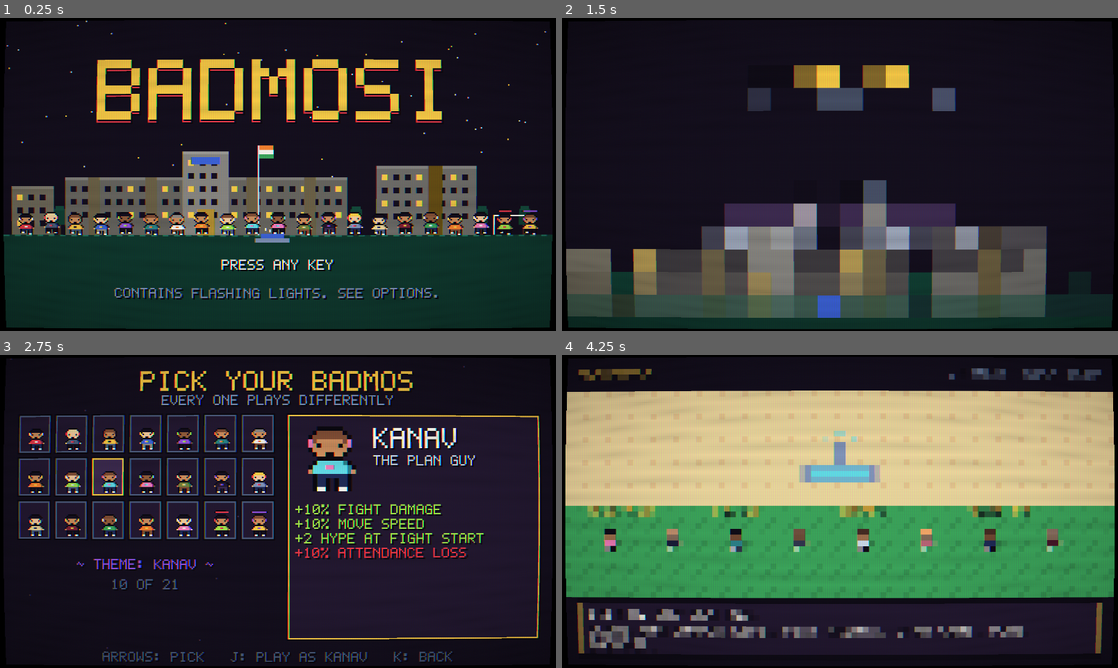
Above: before the commit, frames 1-4 (two rows, left to right).
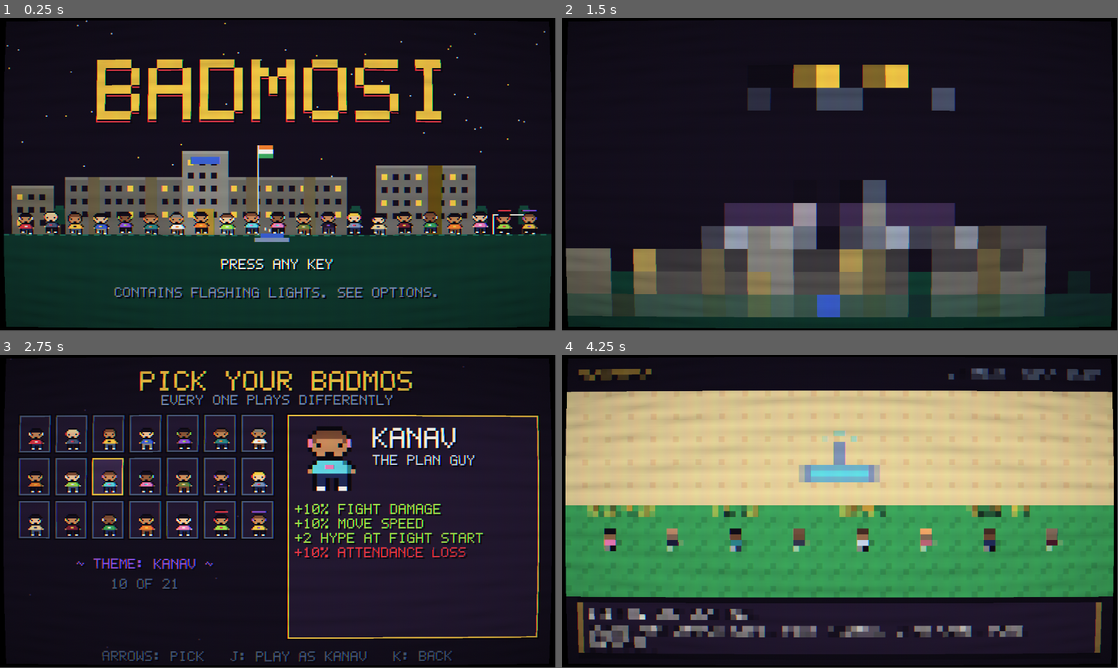
Above: after the commit, the same moments.

Repository: Paradox-73/Badmosi
Game: Godot game, scene res://scenes/main.tscn
Two runs of this game, one before a commit and one after it. Both use one fixed random seed, a clock stepped at 60 frames per second and the inputs below.
Inputs (mouse positions are in pixels of both pictures, inside the frame that each line leads up to):
- Up to frame 1 (0.25 s): no input
- Up to frame 2 (1.5 s): tap Enter at 0.5 s; move the mouse to (962, 158) at 0.52 s; hold D (right) 0.53-1.25 s; hold J (accept) 0.53-1.25 s; click (962, 158) at 0.67 s; tap Space at 0.77 s; tap F (fit) at 0.8 s; drag from (728, 190) to (812, 237) at 1.27 s
- Up to frame 3 (2.75 s): tap J (accept) at 2, 2.3 s; move the mouse to (333, 442) at 2.02 s; hold D (right) from 2.03 s (still down); hold L (special) from 2.03 s (still down); click (333, 442) at 2.17 s
- Up to frame 4 (4.25 s): release D (right) at 2.75 s; release L (special) at 2.75 s; drag from (812, 574) to (673, 464) at 2.77 s; move the mouse to (1006, 558) at 3.52 s; hold A (left) from 3.53 s (still down); hold F (fit) from 3.53 s (still down); click (1006, 558) at 3.67 s; tap Space at 3.77 s; tap L (special) at 3.8 s; tap K (cancel) at 4.15 s
In our replay, the window is 800x450 before the commit and 799x449 after it. These sizes can differ from the game's own. Grey fills any space a smaller window leaves; there, only what the larger window draws over its background counts as a difference.

The runs differ from the first frame. In frame 1, 13% of the frame differs, in the area x 0-100%, y 0-100%; in frame 2, 7.4%; in frame 3, 12%; in frame 4, 33%, in the area x 0-100%, y 4-100%.

Commit message:
Quality of life pass from playtest notes
- Key cards wait for a press instead of closing after 3 seconds
- Pausing stops the music, so rhythm games stop counting beats as misses;
  dialogues no longer read the button that closes the pause menu
- Pause menu: controls for the current minigame, flip the table in one
  press, restart the club, and a confirm before leaving or quitting
- Browser tabs losing focus pause the game too
- The window opens at the largest sharp scale that fits the screen
- Keyboard and gamepad columns in How to Play and Options
- Low attendance no longer blanks half the HUD; it hurries the music instead
- Bug Squash marks features with a + so it doesn't rely on red vs green
- SPECIAL READY pops up when the special first becomes usable
- Pointer hides while playing with keys or a pad
- A paid food order is saved with its run and never leaks into another slot
- Practice club list splits into pages that fit the screen

Diff:
--- a/scripts/autoload/game.gd
+++ b/scripts/autoload/game.gd
@@ -142,8 +142,13 @@
 func _input(e: InputEvent) -> void:
 	if e is InputEventJoypadButton or (e is InputEventJoypadMotion and absf(e.axis_value) > 0.5):
 		pad = true
+		Input.mouse_mode = Input.MOUSE_MODE_HIDDEN
 	elif e is InputEventKey or e is InputEventMouseButton:
 		pad = false
+		if e is InputEventKey:
+			Input.mouse_mode = Input.MOUSE_MODE_HIDDEN
+	if e is InputEventMouseMotion and Input.mouse_mode != Input.MOUSE_MODE_VISIBLE:
+		Input.mouse_mode = Input.MOUSE_MODE_VISIBLE
 
 
 ## Rewrites keyboard prompts in s for a gamepad: "J:" becomes "X:", ESC becomes START.
@@ -230,12 +235,12 @@
 	rage_t = 0.0
 	run_time = 0.0
 	truffles_t = -1.0
+	order_item = ""
 	practice = false
 	stats_changed.emit()
 
 
 ## Loses Attendance. pct is a percentage before modifiers.
-	order_item = ""
 func hurt(pct: float) -> void:
 	if assist_invincible or pct <= 0.0:
 		return
@@ -531,16 +536,16 @@
 	tallies = d.get("tallies", {})
 	run_time = float(d.get("run_time", 0.0))
 	speedrun = bool(d.get("speedrun", false))
-	practice = false
-	stats_changed.emit()
-	return true
-
-
 	# A paid phone order belongs to its run: it comes back with the save, and a
 	# different slot never receives it.
 	var order: Array = d.get("order", [-1.0, ""])
 	truffles_t = float(order[0])
 	order_item = str(order[1])
+	practice = false
+	stats_changed.emit()
+	return true
+
+
 func save_options() -> void:
 	var f := FileAccess.open(OPTS_PATH, FileAccess.WRITE)
 	if f:
--- a/scripts/autoload/px.gd
+++ b/scripts/autoload/px.gd
@@ -357,8 +357,9 @@
 
 
 ## Draws text with the pixel font onto a CanvasItem. pos is the top-left.
-func text(ci: CanvasItem, s: String, pos: Vector2, color: Color = C.white, size := 8, shadow := true) -> void:
-	if Game.pad:
+## On a pad, key names become pad buttons unless raw is set.
+func text(ci: CanvasItem, s: String, pos: Vector2, color: Color = C.white, size := 8, shadow := true, raw := false) -> void:
+	if Game.pad and not raw:
 		s = Game.pad_text(s)
 	var base := pos + Vector2(0, 8 * (size / 8))
 	if shadow:
@@ -366,10 +367,10 @@
 	ci.draw_string(font, base, s, HORIZONTAL_ALIGNMENT_LEFT, -1, size, color)
 
 
-func text_c(ci: CanvasItem, s: String, cx: float, y: float, color: Color = C.white, size := 8, shadow := true) -> void:
-	if Game.pad:
+func text_c(ci: CanvasItem, s: String, cx: float, y: float, color: Color = C.white, size := 8, shadow := true, raw := false) -> void:
+	if Game.pad and not raw:
 		s = Game.pad_text(s)
-	text(ci, s, Vector2(roundi(cx - text_w(s, size) / 2.0), y), color, size, shadow)
+	text(ci, s, Vector2(roundi(cx - text_w(s, size) / 2.0), y), color, size, shadow, true)
 
 
 ## A pixel bar: outline, background and a fill of n whole pixels.
--- a/scripts/fight/fight.gd
+++ b/scripts/fight/fight.gd
@@ -26,6 +26,7 @@
 var sabotage_t := randf_range(10.0, 16.0)   # seconds to the Admin's next sabotage
 var dark_t := 0.0      # light outage
 var wifi_t := 0.0      # wifi down: no specials
+var _special_ready := false
 
 const SABOTAGE := ["ceiling", "lift", "lights", "wifi", "fine", "extinguisher"]
 const FINES := ["RUNNING IN THE CORRIDOR", "LAUGHING TOO LOUD", "WRONG ID LANYARD", "BREATHING AFTER 11 PM", "UNAPPROVED HAPPINESS"]
@@ -319,6 +320,11 @@
 	delta = Fx.dt(delta)
 	if Game.attendance < 35.0 and not over:
 		Audio.urge((35.0 - Game.attendance) / 25.0)
+	var ready := Game.hype >= int(Game.current_special().cost)
+	if ready and not _special_ready and player and not over:
+		Fx.word("SPECIAL READY: L", player.center() + Vector2(0, -26), Px.C.gold)
+		Audio.play("select", 0.0)
+	_special_ready = ready
 	_tick_sabotage(delta)
 	# Coordinators shield members near them.
 	var coords := enemies.filter(func(e): return is_instance_valid(e) and not e.dead and e.arch == "coordinator")
--- a/scripts/main.gd
+++ b/scripts/main.gd
@@ -38,6 +38,7 @@
 
 func _ready() -> void:
 	Game.main = self
+	_fit_window.call_deferred()
 	_frame = SubViewportContainer.new()
 	_frame.stretch = true
 	_frame.texture_filter = CanvasItem.TEXTURE_FILTER_NEAREST
@@ -193,6 +194,20 @@
 	_palette.visible = true
 
 
+## 1536 x 864 does not fit a 1366 x 768 or 1600 x 900 laptop. Shrink the window
+## to the largest whole-number scale that fits the screen's free area.
+func _fit_window() -> void:
+	if OS.has_feature("web") or OS.has_feature("movie") or DisplayServer.get_name() == "headless" or Game.opts.get("fullscreen", false):
+		return
+	var free := DisplayServer.screen_get_usable_rect()
+	var k := maxi(1, mini(floori(free.size.x / float(Px.W)), floori((free.size.y - 40) / float(Px.H))))
+	var want := Vector2i(Px.W * k, Px.H * k)
+	var win := get_window()
+	if win.size.x > want.x or win.size.y > want.y:
+		win.size = want
+		win.position = free.position + (free.size - want) / 2
+
+
 ## Scales the game frame by the largest whole number that fits the window,
 ## so every game pixel stays a sharp square, and centres it.
 func _fit_frame() -> void:
@@ -212,9 +227,13 @@
 ## Alt-tabbing out or the browser tab losing focus pauses the game, so a fight
 ## or a minigame timer never runs on unattended.
 func _notification(what: int) -> void:
-	if what == NOTIFICATION_APPLICATION_FOCUS_OUT and not Game.autoplay and not OS.has_feature("movie"):
+	if what in [NOTIFICATION_APPLICATION_FOCUS_OUT, NOTIFICATION_WM_WINDOW_FOCUS_OUT] and not Game.autoplay and not OS.has_feature("movie"):
 		if not get_tree().paused and screen and screen.get("pausable") == true and not _busy:
 			_pause.open()
+
+
+func pause_open() -> bool:
+	return _pause != null and _pause.visible
 
 
 ## Opens the pause menu. Runs inside the game viewport, so menus that use
--- a/scripts/minigames/bugs.gd
+++ b/scripts/minigames/bugs.gd
@@ -23,7 +23,7 @@
 
 
 func info() -> Dictionary:
-	return {"goal": "SQUASH 20 BUGS. LET FEWER THAN 3 REACH DEPLOY. DON'T SQUASH GREEN FEATURES.",
+	return {"goal": "SQUASH 20 BUGS. LET FEWER THAN 3 REACH DEPLOY. DON'T SQUASH FEATURES (GREEN, WITH A +).",
 		"keys": ["MOUSE CLICK, OR MOVE THE CURSOR AND PRESS J"], "time": 60.0}
 
 
@@ -112,6 +112,10 @@
 	for c in crawlers:
 		var tex: Texture2D = feat_tex if c.feature else bug_tex
 		draw_texture_rect(tex, Rect2((c.pos - Vector2(5, 5)).round(), Vector2(10, 10)), false)
+		if c.feature:
+			var m: Vector2 = c.pos.round() + Vector2(0, -8)
+			draw_rect(Rect2(m - Vector2(2, 0), Vector2(5, 1)), Px.C.white)
+			draw_rect(Rect2(m - Vector2(0, 2), Vector2(1, 5)), Px.C.white)
 	# Deploy line.
 	for x in range(0, Px.W, 4):
 		draw_rect(Rect2(x, DEPLOY_Y, 2, 2), Px.C.red if int(t * 4) % 2 == 0 else Px.C.orange)
--- a/scripts/minigames/minigame.gd
+++ b/scripts/minigames/minigame.gd
@@ -11,6 +11,7 @@
 var club := ""
 var hud: Hud
 var card_t := 3.0
+var card_wait := 0.0     # seconds the key card has been up; it waits for a press
 var running := false
 var over := false
 var time_left := 60.0
@@ -76,8 +77,12 @@
 	if over or get_tree().paused:
 		return
 	if card_t > 0.0:
-		card_t -= delta
-		if card_t <= 0.0 or (card_t < 2.6 and (Input.is_action_just_pressed("attack") or Input.is_action_just_pressed("accept"))):
+		card_wait += delta
+		var auto := short_round or Game.autoplay
+		if auto:
+			card_t -= delta
+		var pressed := card_wait > 0.4 and (Input.is_action_just_pressed("attack") or Input.is_action_just_pressed("accept"))
+		if (auto and card_t <= 0.0) or pressed:
 			card_t = 0.0
 			running = true
 			begin()
@@ -90,6 +95,8 @@
 			Audio.urge(1.0 - time_left / 10.0)
 			if time_left < 5.0 and ceili(time_left) != ceili(time_left + delta):
 				Audio.play("tick", 0.0, -6.0)
+	if Game.attendance < 35.0:
+		Audio.urge((35.0 - Game.attendance) / 25.0)
 	tick(delta)
 	if hud:
 		hud.goal = goal_text() if goal_text() != "" else info().goal
@@ -149,12 +156,16 @@
 	var fit := "HOLD F TO SAY " + Game.fit_words()
 	Px.text_c(self, fit, Px.W / 2.0, 158, Px.C.pink)
 	if not Game.opts.clean_text:
-		var x0 := Px.W / 2.0 - Px.text_w(fit) / 2.0 + Px.text_w("HOLD F TO SAY F")
+		var shown := Game.pad_text(fit) if Game.pad else fit
+		var x0 := Px.W / 2.0 - Px.text_w(shown) / 2.0 + Px.text_w(Game.pad_text("HOLD F TO SAY F") if Game.pad else "HOLD F TO SAY F")
 		var cols := [Px.C.pink, Px.C.violet, Px.C.gold, Px.C.cyan]
 		for i in 6:
 			for j in 3:
 				draw_rect(Rect2(x0 + i * 3, 158 + j * 3, 3, 3), cols[(i + j + int(t * 8 + card_t * 8)) % 4])
-	Px.bar(self, Rect2(r.position.x + 8, r.end.y - 6, r.size.x - 16, 3), card_t / 3.0, Px.C.gold)
+	if short_round or Game.autoplay:
+		Px.bar(self, Rect2(r.position.x + 8, r.end.y - 6, r.size.x - 16, 3), card_t / 3.0, Px.C.gold)
+	elif card_wait > 0.4 and int(t * 2.0 + card_wait * 2.0) % 2 == 0:
+		Px.text_c(self, "PRESS J TO START", Px.W / 2.0, r.end.y - 11, Px.C.white)
 
 
 # ------------------------------------------------------------ shared cursor
--- a/scripts/ui/card_pages.gd
+++ b/scripts/ui/card_pages.gd
@@ -38,6 +38,8 @@
 
 
 func _process(delta: float) -> void:
+	if Game.main and Game.main.pause_open():
+		return
 	t += delta
 	queue_redraw()
 	if Game.autoplay and t > 0.8:
--- a/scripts/ui/club_select.gd
+++ b/scripts/ui/club_select.gd
@@ -7,22 +7,29 @@
 
 func _ready() -> void:
 	Audio.play_music("title")
-	_build(false)
+	_build(0)
 
 
-## Builds the list: the thirteen clubs plus the SAC and Admin, or the side
-## clubs. Both lists do not fit on one screen.
-func _build(side: bool) -> void:
+## Page 0: the thirteen clubs plus the SAC and Admin. Pages 1 and 2: the side
+## clubs, split so every row fits on screen.
+func _pages() -> Array:
+	var half := ceili(Clubs.SIDE.size() / 2.0)
+	return [Clubs.ORDER + ["sac", "admin"], Clubs.SIDE.slice(0, half), Clubs.SIDE.slice(half)]
+
+
+func _build(page: int) -> void:
 	if menu:
 		menu.queue_free()
 	var items := []
-	for id in (Clubs.SIDE if side else Clubs.ORDER + ["sac", "admin"]):
+	var pages := _pages()
+	for id in pages[page]:
 		var d: Dictionary = Clubs.get_club(id)
 		var cid: String = id
 		items.append({"text": "%-15s %-20s %s" % [d.name, d.game_name, "*".repeat(int(d.stars))], "on": func(): _open(cid)})
 	items.append({"text": "MODE", "value": func(): return "FIGHT FIRST" if start_fight else "MINIGAME FIRST",
 		"change": func(_d): start_fight = not start_fight})
-	items.append({"text": "MAIN CLUBS" if side else "SIDE CLUBS AND COMMITTEES", "on": func(): _build.call_deferred(not side)})
+	var next := (page + 1) % pages.size()
+	items.append({"text": "NEXT PAGE (%d/%d): %s" % [page + 1, pages.size(), "MAIN CLUBS" if next == 0 else "SIDE CLUBS"], "on": func(): _build.call_deferred(next)})
 	items.append({"text": "BACK", "on": func(): Game.goto("menu")})
 	menu = MenuList.new(items, 330)
 	menu.row_h = 10
--- a/scripts/ui/dialogue.gd
+++ b/scripts/ui/dialogue.gd
@@ -30,6 +30,8 @@
 
 
 func _process(delta: float) -> void:
+	if Game.main and Game.main.pause_open():
+		return
 	_t += delta
 	if pages.is_empty():
 		_end()
--- a/scripts/ui/how_to_play.gd
+++ b/scripts/ui/how_to_play.gd
@@ -89,18 +89,20 @@
 func _page_keys() -> void:
 	Px.text(self, "CONTROLS", Vector2(24, 34), Px.C.cyan)
 	var rows := [
-		["MOVE", "WASD OR ARROW KEYS"],
-		["ATTACK, CONFIRM", "J  (PRESS 3x FOR A COMBO)"],
-		["DODGE, BACK", "K"],
-		["SPECIAL", "L"],
-		["SWITCH SPECIAL", "I"],
-		["FLIP THE TABLE", "HOLD F FOR 1 SECOND"],
-		["PAUSE", "ESC"],
-		["FULLSCREEN", "F11"],
+		["", "KEYBOARD", "GAMEPAD"],
+		["MOVE", "WASD / ARROWS", "STICK / D-PAD"],
+		["ATTACK (3x COMBO)", "J", "X"],
+		["CONFIRM", "J / ENTER", "A"],
+		["DASH", "K", "A OR B"],
+		["BACK", "K / ESC", "B"],
+		["SPECIAL", "L", "Y"],
+		["SWITCH SPECIAL", "I", "RB"],
+		["FLIP THE TABLE", "HOLD F", "HOLD LT+RT"],
+		["PAUSE", "ESC OR P", "START"],
 	]
 	for i in rows.size():
-		var y := 50 + i * 13
-		Px.text(self, rows[i][0], Vector2(24, y), Px.C.gold)
-		Px.text(self, rows[i][1], Vector2(140, y), Px.C.white)
+		var y := 46 + i * 11
+		Px.text(self, rows[i][0], Vector2(24, y), Px.C.gold, 8, true, true)
+		Px.text(self, rows[i][1], Vector2(140, y), Px.C.cyan if i == 0 else Px.C.white, 8, true, true)
+		Px.text(self, rows[i][2], Vector2(250, y), Px.C.cyan if i == 0 else Px.C.white, 8, true, true)
 	Px.text(self, "EACH MINIGAME SHOWS ITS OWN KEYS FIRST.", Vector2(24, 160), Px.C.mist)
-	Px.text(self, "A GAMEPAD WORKS TOO.", Vector2(24, 171), Px.C.mist)
--- a/scripts/ui/options_screen.gd
+++ b/scripts/ui/options_screen.gd
@@ -26,9 +26,10 @@
 	draw_rect(Rect2(0, 0, Px.W, Px.H), Px.C.ink)
 	Px.text_c(self, "OPTIONS", Px.W / 2.0, 10, Px.C.gold, 16)
 	var controls := [
-		"MOVE: WASD / ARROWS   ATTACK, CONFIRM: J / Z / ENTER",
-		"DODGE, BACK: K / X   SPECIAL: L / C   SWITCH: I / V",
-		"HOLD F: FLIP THE TABLE   PAUSE: ESC   FULLSCREEN: F11",
+		"KEYS: J ATTACK/CONFIRM  K DASH/BACK  L SPECIAL  I SWITCH",
+		"HOLD F: FLIP THE TABLE   ESC OR P: PAUSE   F11: FULLSCREEN",
+		"PAD: A CONFIRM/DASH  B BACK/DODGE  X ATTACK  Y SPECIAL",
+		"RB SWITCH   HOLD LT+RT: FLIP THE TABLE   START: PAUSE",
 	]
 	for i in controls.size():
-		Px.text_c(self, controls[i], Px.W / 2.0, 174 + i * 10, Px.C.steel)
+		Px.text_c(self, controls[i], Px.W / 2.0, 172 + i * 10, Px.C.steel, 8, true, true)
--- a/scripts/ui/pause_menu.gd
+++ b/scripts/ui/pause_menu.gd
@@ -1,5 +1,6 @@
 extends CanvasLayer
-## Pause: Resume, Assists, Options, Back to hub, Quit to title.
+## Pause: Resume, Flip the table, Controls, Restart, Assists, Options, Back to hub,
+## Quit to title.
 
 var menu: MenuList
 var root: Node2D
@@ -26,6 +27,7 @@
 	visible = true
 	menu.active = true
 	get_tree().paused = true
+	Audio.music.stream_paused = true
 	Audio.play("select", 0.0)
 
 
@@ -33,6 +35,7 @@
 	visible = false
 	menu.active = false
 	get_tree().paused = false
+	Audio.music.stream_paused = false
 
 
 func _on_back() -> void:
@@ -46,18 +49,42 @@
 func _build() -> void:
 	menu.sel = 0
 	var scr = Game.main.screen
+	var in_club: bool = Game.main.screen_name == "club"
 	match page:
 		"main":
 			menu.title = "PAUSED"
-			var items := [
-				{"text": "RESUME", "on": close},
-				{"text": "ASSISTS", "on": func(): page = "assists"; _build()},
-				{"text": "OPTIONS", "on": func(): page = "options"; _build()},
-			]
+			var items := [{"text": "RESUME", "on": close}]
+			if in_club and scr.phase == "minigame" and scr.game and scr.game.can_flip():
+				items.append({"text": "FLIP THE TABLE", "on": func(): close(); scr._flip_table()})
+			items.append({"text": "CONTROLS", "on": func(): page = "controls"; _build()})
+			if in_club:
+				items.append({"text": "RESTART THIS CLUB", "on": func(): _confirm("RESTART THIS CLUB?", func(): close(); Game.goto("club", {"id": scr.id}))})
+			items.append({"text": "ASSISTS", "on": func(): page = "assists"; _build()})
+			items.append({"text": "OPTIONS", "on": func(): page = "options"; _build()})
 			if Game.main.screen_name in ["club", "ending"]:
-				items.append({"text": "BACK TO HUB", "on": func(): close(); Game.goto("hub")})
-			items.append({"text": "QUIT TO TITLE", "on": func(): close(); Game.goto("title")})
+				items.append({"text": "BACK TO HUB", "on": func(): _confirm("LEAVE FOR THE HUB?", func(): close(); Game.goto("hub"))})
+			items.append({"text": "QUIT TO TITLE", "on": func(): _confirm("QUIT TO THE TITLE?", func(): close(); Game.goto("title"))})
 			menu.items = items
+		"controls":
+			menu.title = "CONTROLS"
+			var rows: Array = []
+			if in_club and scr.phase == "minigame" and scr.game:
+				var inf: Dictionary = scr.game.info()
+				for l in DialogueBox.wrap_text(inf.goal, 32):
+					rows.append(l)
+				rows.append_array(inf.get("keys", []))
+				rows.append("HOLD F: FLIP THE TABLE")
+			else:
+				rows.append_array(["ARROWS/WASD: MOVE", "J: ATTACK, 3X FOR A COMBO", "K: DASH", "L: SPECIAL   I: SWITCH IT"])
+				if Game.main.screen_name == "hub":
+					rows.append_array(["L: PHONE, ORDER FOOD", "WALK INTO A DOOR TO ENTER"])
+			var items4: Array = rows.map(func(r): return {"text": r, "disabled": true})
+			items4.append({"text": "BACK", "on": _on_back})
+			menu.items = items4
+			menu.sel = items4.size() - 1
+		"confirm":
+			menu.title = _ask
+			menu.items = [{"text": "NO", "on": _on_back}, {"text": "YES", "on": _yes}]
 		"assists":
 			menu.title = "ASSISTS (NO PENALTY)"
 			var items2 := [
@@ -78,6 +105,19 @@
 	root.queue_redraw()
 
 
+## Leaving or restarting loses the attempt, and the menu wraps from RESUME to
+## QUIT in one press, so those ask first.
+var _ask := ""
+var _yes: Callable
+
+
+func _confirm(question: String, action: Callable) -> void:
+	_ask = question
+	_yes = action
+	page = "confirm"
+	_build()
+
+
 func _draw_bg() -> void:
 	root.draw_rect(Rect2(0, 0, Px.W, Px.H), Color(Px.C.ink, 0.8))
-	Px.panel(root, Rect2(Px.W / 2.0 - 112, 46, 224, 140), Px.C.night)
+	Px.panel(root, Rect2(Px.W / 2.0 - 112, 40, 224, 160), Px.C.night)
